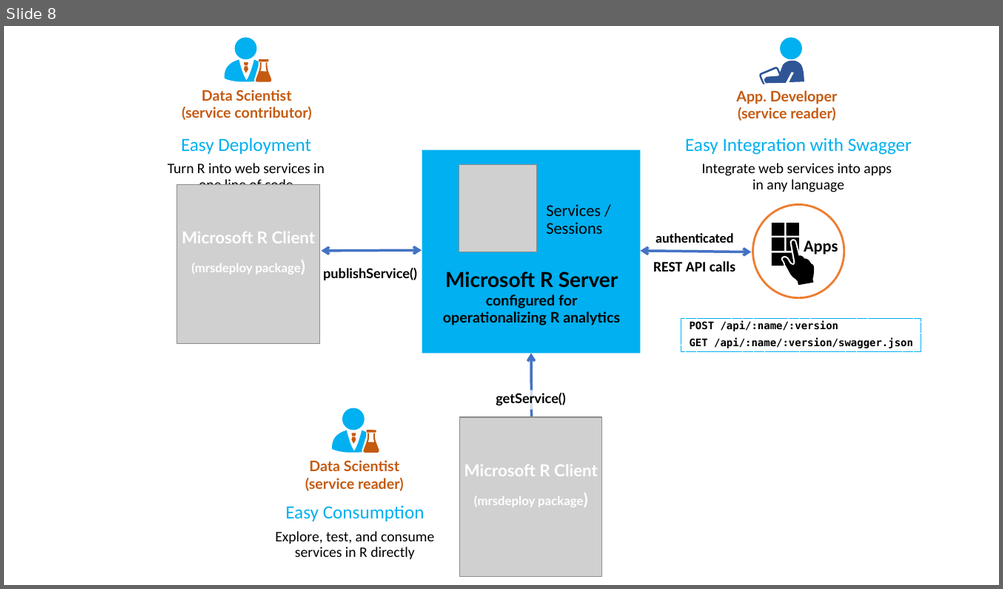
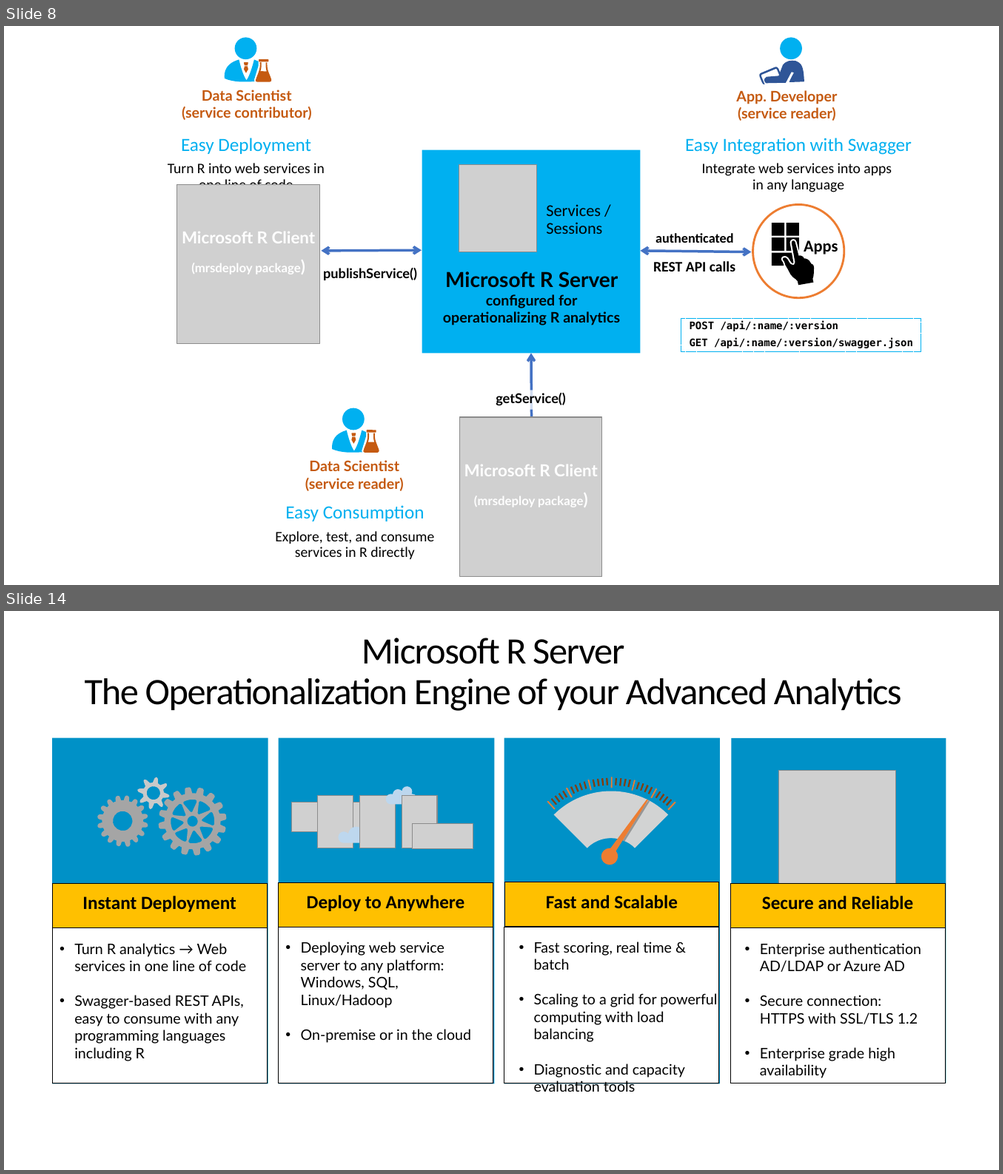
Before and after one commit to MicrosoftDocs/machine-learning-server-docs, a slide deck: microsoft-r/media/o16n/about-o16n.pptx. Shown one above the other, each under a label of ours: slide 8 before the commit, slides 8 and 14 after it; the slides between them are not shown. The pictures are 1003x589 and 1003x1174 pixels, drawn with LibreOffice and Linux fonts; fonts in the diff are those of the drawing; grey boxes stand for pictures. Boxes give left, top, right and bottom in pixels: in the first picture for what was removed or moved away, otherwise in the second. Text is boxed around its words. In the diff, an @@ line names an element or a change of style, - is before the commit and + after.

```diff
--- a/microsoft-r/media/o16n/about-o16n.pptx
+++ b/microsoft-r/media/o16n/about-o16n.pptx
@@ slide 14 added at [4, 611, 999, 1170], background #FFFFFF @@
@@ text added at [85, 638, 902, 711], 36 pt, text #000000 @@
+Microsoft R Server
+The Operationalization Engine of your Advanced Analytics
@@ rectangle added at [53, 738, 268, 1084], fill #0091C7 @@
@@ rectangle added at [279, 738, 495, 1084], fill #0091C7 @@
@@ rectangle added at [504, 738, 720, 1084], fill #0091C7 @@
@@ rectangle added at [731, 738, 946, 1083], fill #0091C7 @@
@@ rectangle added at [345, 759, 426, 860], fill #0091C7 @@
@@ picture added at [779, 771, 895, 887] @@
@@ group added at [547, 777, 675, 866]: 34 freeform shapes @@
@@ group added at [291, 786, 473, 850]: 5 pictures, 2 freeform shapes @@
@@ group added at [96, 775, 230, 860]: 19 freeform shapes @@
@@ rectangle added at [53, 883, 267, 928], fill #FFC000, outline #000000 0.75 pt, 18 pt, text #000000, bold @@
+Instant Deployment
@@ rectangle added at [278, 883, 492, 927], fill #FFC000, outline #000000 0.75 pt, 18 pt, text #000000, bold @@
+Deploy to Anywhere
@@ rectangle added at [505, 883, 720, 927], fill #FFC000, outline #000000 0.75 pt, 18 pt, text #000000, bold @@
+Fast and Scalable
@@ rectangle added at [731, 883, 945, 928], fill #FFC000, outline #000000 0.75 pt, 18 pt, text #000000, bold @@
+Secure and Reliable
@@ rectangle added at [53, 928, 267, 1084], fill #FFFFFF, outline #000000 0.5 pt, 14 pt, text #000000 @@
+• Turn R analytics → Web services in one line of code
+• Swagger-based REST APIs, easy to consume with any programming languages including R
@@ rectangle added at [279, 927, 493, 1084], fill #FFFFFF, outline #000000 0.5 pt, 14 pt, text #000000 @@
+• Deploying web service server to any platform: Windows, SQL, Linux/Hadoop
+• On-premise or in the cloud
@@ rectangle added at [504, 927, 719, 1084], fill #FFFFFF, outline #000000 0.5 pt, 14 pt, text #000000 @@
+• Fast scoring, real time & batch
+• Scaling to a grid for powerful computing with load balancing
+• Diagnostic and capacity evaluation tools
@@ rectangle added at [730, 928, 945, 1083], fill #FFFFFF, outline #000000 0.5 pt, 14 pt, text #000000 @@
+• Enterprise authentication AD/LDAP or Azure AD
+• Secure connection:
+  HTTPS with SSL/TLS 1.2
+• Enterprise grade high availability
```
Also in this commit, not shown: 21 other slides added, 8 other files.
